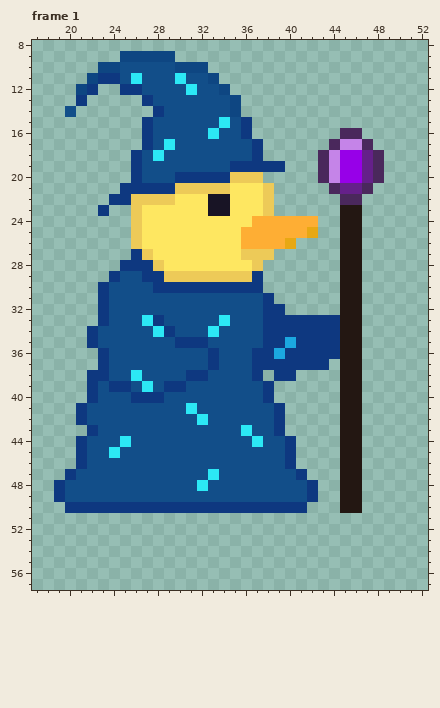
One commit to this pixel-art file: assets/art/npc/duck-wizard.aseprite. This is how it looked before the edit.
64x64 pixels, 1 frame. Colours within 5 levels of each other are drawn and written as one. Shown: frame 1: x 17..52, y 8..57. The commit also changed other frames, which this record leaves out.
New version:
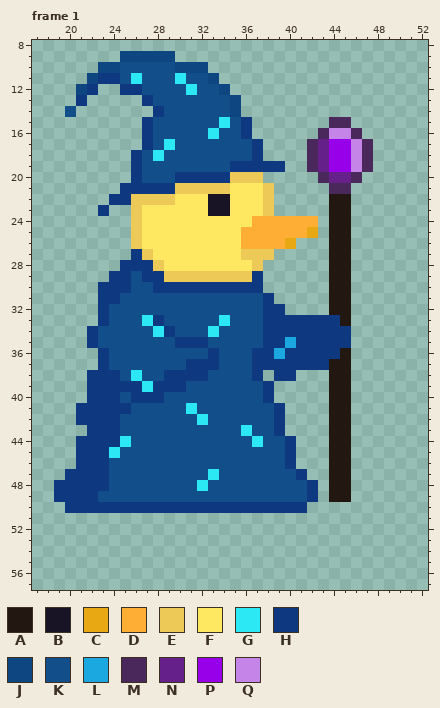
Palette (. is transparent): A #231712  B #181425  C #e8a813  D #feae34  E #edca58  F #fee761  G #2ce8f5  H #0e3880  J #0e4682  K #124e89  L #1ba8e0  M #4a285c  N #65208a  P #9700e8  Q #c584e8
What changed:
--- frame 1
@@ x 17..52 @@
 14 ...K.......HKKKKKKJ.................
-15 ..........HKKKKKKGKH................
-16 ..........HKKKKKGKKH........MM......
-17 ..........HKGKKKKKKKH......MQQM.....
-18 .........HKGKKKKKKKKH.....MQPPNM....
-19 .........HKKKKKKKKHHHHH...MQPPNM....
-20 .........HKKKHHHHHEEE.....MQPPNM....
-21 ........HHHHHEEEEEFFFE.....MNNM.....
-22 .......HHEEEEFFFBBFFFE......MM......
-23 ......H..EFFFFFFBBFFFE......AA......
-24 .........EFFFFFFFFFFDDDDDD..AA......
-25 .........EFFFFFFFFFDDDDDDC..AA......
-26 .........EFFFFFFFFFDDDDC....AA......
-27 .........HEFFFFFFFFEEE......AA......
-28 ........HHHEFFFFFFFFE.......AA......
-29 .......HKKHHEEEEEEEEH.......AA......
-30 ......HKKKKHHHHHHHHHH.......AA......
-31 ......HKKKKKKKKKKKKKKH......AA......
-32 ......HKKKKKKKKKKKKKKHH.....AA......
-33 ......HKKKGHKKKKKGKKKHHHHHHHAA......
-34 .....HKKKKKGHKKKGKKKKHHHHHHHAA......
-35 .....HKKKKKKKHHHKKKKKHHLHHHHAA......
-36 ......HKKKKKKKKKHKKKHHLHHHHHAA......
-37 ......HKKKKKKKKKHKKKHHHHHHH.AA......
-38 .....HHKKGKKKKHHKKKKH.HH....AA......
-39 .....HKHHKGKHHKKKKKKKH......AA......
-40 .....HKKKHHHKKKKKKKKKH......AA......
-41 ....HKKKKKKKKKGKKKKKKKH.....AA......
-42 ....HKKKKKKKKKKGKKKKKKH.....AA......
-43 .....HKKKKKKKKKKKKKGKKH.....AA......
-44 ....HKKKGKKKKKKKKKKKGKKH....AA......
-45 ....HKKGKKKKKKKKKKKKKKKH....AA......
-46 ....HKKKKKKKKKKKKKKKKKKH....AA......
-47 ...HKKKKKKKKKKKKGKKKKKKKH...AA......
-48 ..HKKKKKKKKKKKKGKKKKKKKKKH..AA......
-49 ..HKKKKKKKKKKKKKKKKKKKKKKH..AA......
-50 ...HHHHHHHHHHHHHHHHHHHHHH...AA......
+15 ..........HKKKKKKGKH.......MM.......
+16 ..........HKKKKKGKKH......MQQM......
+17 ..........HKGKKKKKKKH....MNPPQM.....
+18 .........HKGKKKKKKKKH....MNPPQM.....
+19 .........HKKKKKKKKHHHHH..MNPPQM.....
+20 .........HKKKHHHHHEEE.....MNNM......
+21 ........HHHHHEEEEEFFFE.....MM.......
+22 .......HHEEEEFFFBBFFFE.....AA.......
+23 ......H..EFFFFFFBBFFFE.....AA.......
+24 .........EFFFFFFFFFFDDDDDD.AA.......
+25 .........EFFFFFFFFFDDDDDDC.AA.......
+26 .........EFFFFFFFFFDDDDC...AA.......
+27 .........HEFFFFFFFFEEE.....AA.......
+28 ........HHHEFFFFFFFFE......AA.......
+29 .......HHKHHEEEEEEEEH......AA.......
+30 ......HHHKKHHHHHHHHHH......AA.......
+31 ......HHKKKKKKKKKKKKKH.....AA.......
+32 ......HKKKKKKKKKKKKKKHH....AA.......
+33 ......HKKKGHKKKKKGKKKHHHHHHHA.......
+34 .....HKKKKKGHKKKGKKKKHHHHHHHH.......
+35 .....HKKKKKKKHHHKKKKKHHLHHHHH.......
+36 ......HKKKKKKKKKHKKKHHLHHHHHA.......
+37 ......HKKKKKKKHHHKKKHHHHHHHAA.......
+38 .....HHHKGKKHHHHKKKKH.HH...AA.......
+39 .....HHHHHGHHHKKKKKKKH.....AA.......
+40 .....HHHKHHHKKKKKKKKKH.....AA.......
+41 ....HHHHHKKKKKGKKKKKKKH....AA.......
+42 ....HHHHKKKKKKKGKKKKKKH....AA.......
+43 .....HHHKKKKKKKKKKKGKKH....AA.......
+44 ....HHHHGKKKKKKKKKKKGKKH...AA.......
+45 ....HHHGKKKKKKKKKKKKKKKH...AA.......
+46 ....HHHKKKKKKKKKKKKKKKKH...AA.......
+47 ...HHHHKKKKKKKKKGKKKKKKKH..AA.......
+48 ..HHHHHKKKKKKKKGKKKKKKKKKH.AA.......
+49 ..HHHHKKKKKKKKKKKKKKKKKKKH.AA.......
+50 ...HHHHHHHHHHHHHHHHHHHHHH...........
 51 ....................................
Pixel boxes of the changes (left, top, right, bottom) in both pictures:
changed: (307, 117, 384, 513)
changed: (109, 271, 131, 304)
changed: (65, 359, 208, 502)
